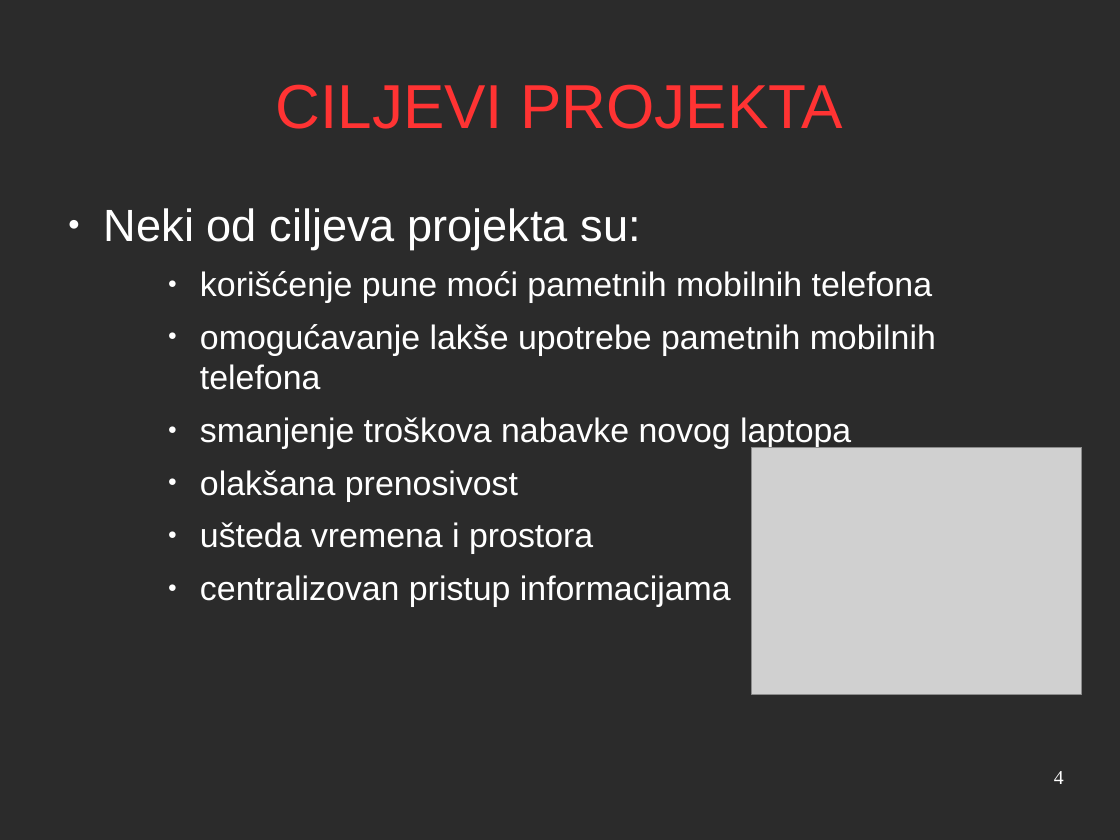
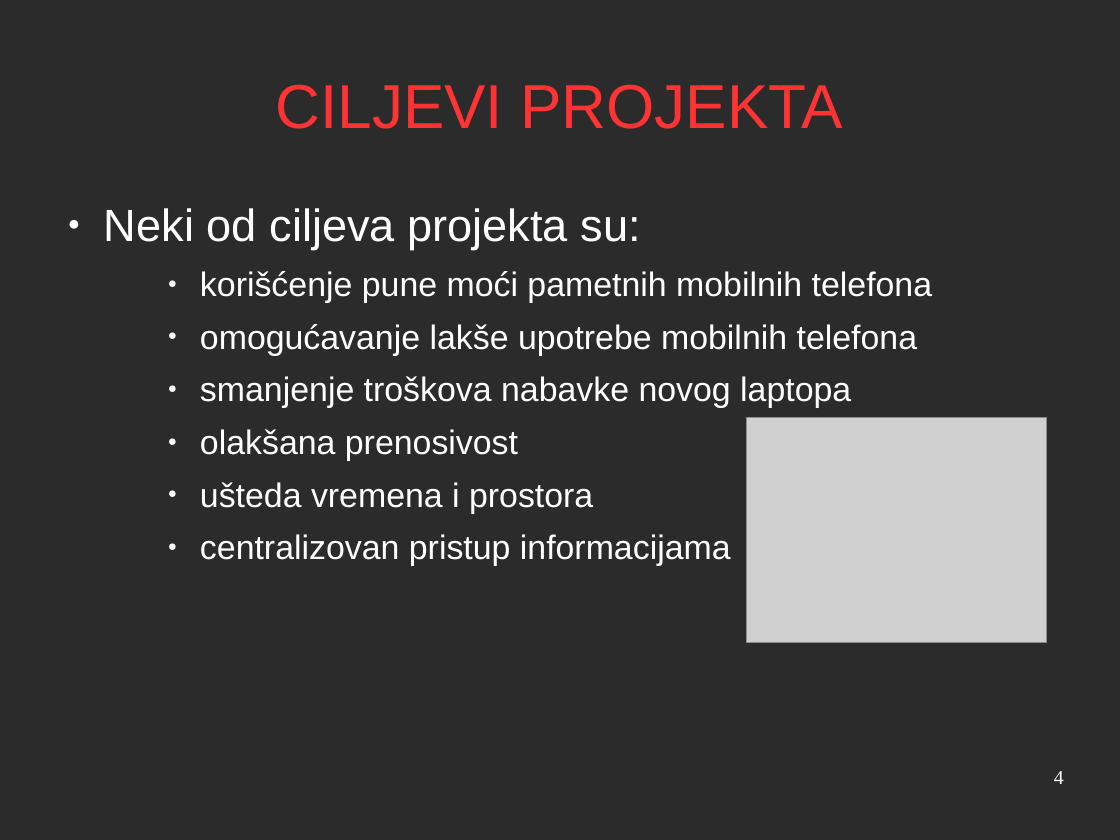
Before and after one commit to salesh/UpravljanjeProjektima, a slide deck: slide 4 of prezentacija/prezentacija.odp. Drawn at 1120x840 pixels with LibreOffice and Linux fonts; fonts in the diff are those of the drawing; grey boxes stand for pictures; background and template pictures are left out; a plain dark background stands for a picture behind light text. Boxes give left, top, right and bottom in pixels: in the first picture for what was removed or moved away, otherwise in the second. Text is boxed around its words. In the diff, an @@ line names an element or a change of style, - is before the commit and + after.

```diff
--- a/prezentacija/prezentacija.odp
+++ b/prezentacija/prezentacija.odp
@@ text at (x1=200, y1=324, x2=917, y2=356): text changed @@
-    ● omogućavanje lakše upotrebe pametnih mobilnih telefona
+    ● omogućavanje lakše upotrebe mobilnih telefona
@@ picture resized from (x1=752, y1=447, x2=1082, y2=695) to (x1=747, y1=418, x2=1047, y2=642) @@
```
Also in this commit, not shown: 7 other slides changed, 14 other files.
